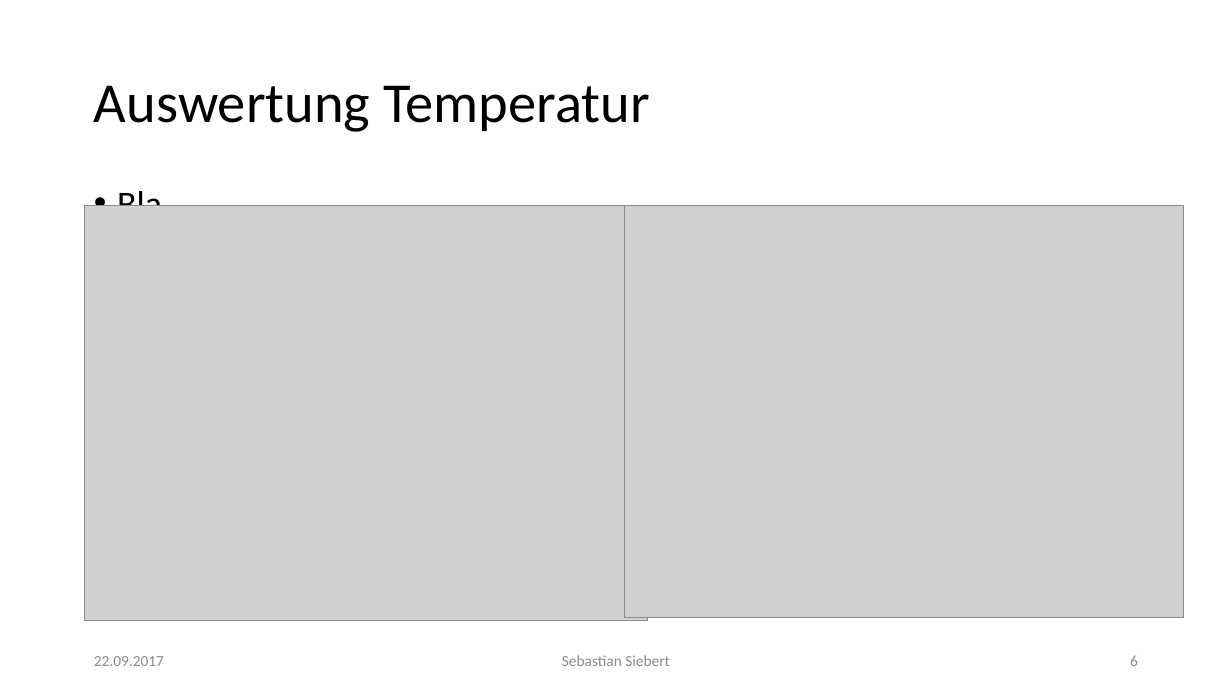
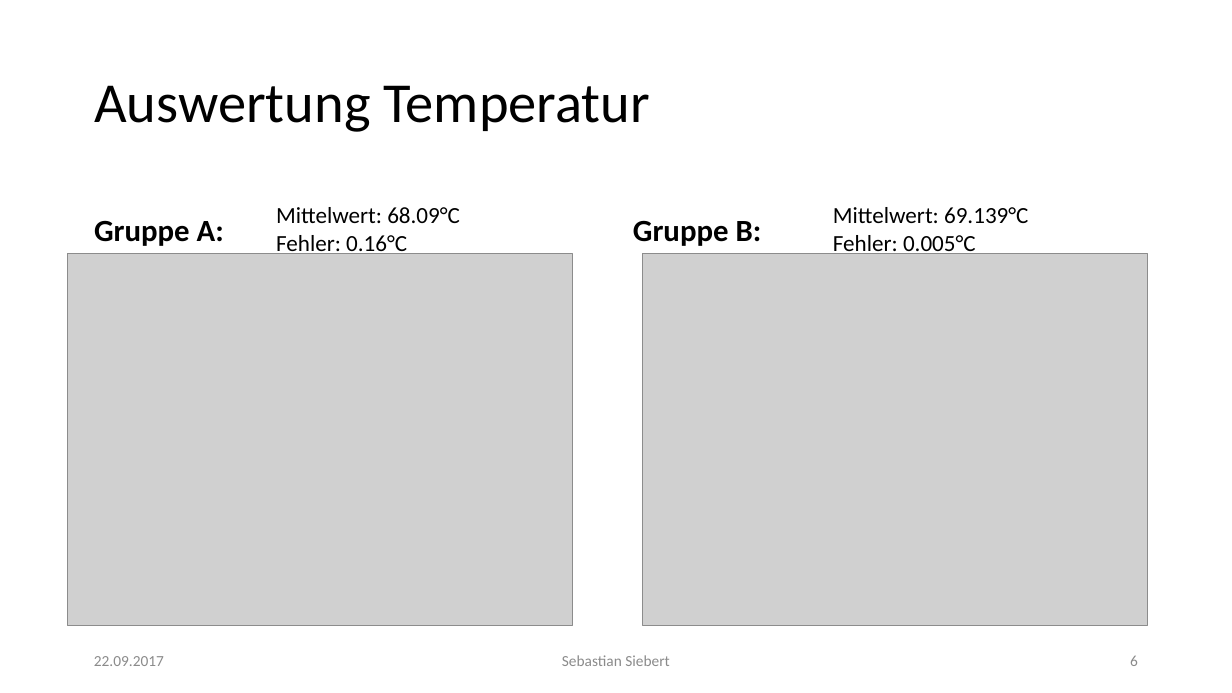
Before and after one commit to thewhitecat/grundpraktikum1, a slide deck: slide 6 of grundpraktikum2/Atomphysik/Atomphysik.pptx. Drawn at 1232x693 pixels with LibreOffice and Linux fonts; fonts in the diff are those of the drawing; grey boxes stand for pictures. Boxes give left, top, right and bottom in pixels: in the first picture for what was removed or moved away, otherwise in the second. Text is boxed around its words. In the diff, an @@ line names an element or a change of style, - is before the commit and + after.

```diff
--- a/grundpraktikum2/Atomphysik/Atomphysik.pptx
+++ b/grundpraktikum2/Atomphysik/Atomphysik.pptx
@@ text removed at [117,186,162,206] @@
-• Bla
@@ text added at [276,207,460,258], 18 pt, text #000000 @@
+Mittelwert: 68.09°C
+Fehler: 0.16°C
@@ text added at [833,207,1028,258], 18 pt, text #000000 @@
+Mittelwert: 69.139°C
+Fehler: 0.005°C
@@ text added at [94,220,224,246], 24 pt, text #000000, bold @@
+Gruppe A:
@@ text added at [633,220,762,246], 24 pt, text #000000, bold @@
+Gruppe B:
@@ picture: place and size @@
-picture at [85,205,648,621]
+picture at [67,253,572,626]
@@ picture: place and size @@
-picture at [625,205,1184,617]
+picture at [643,253,1148,626]
```
Also in this commit, not shown: 1 other slide changed.
